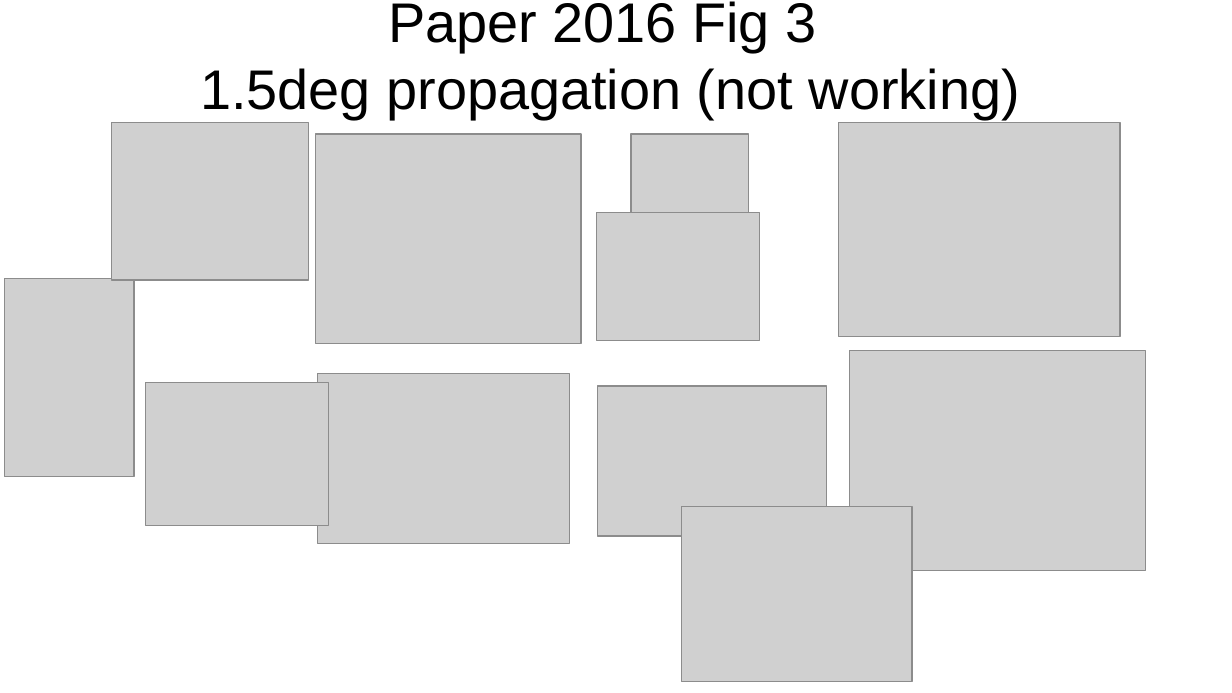
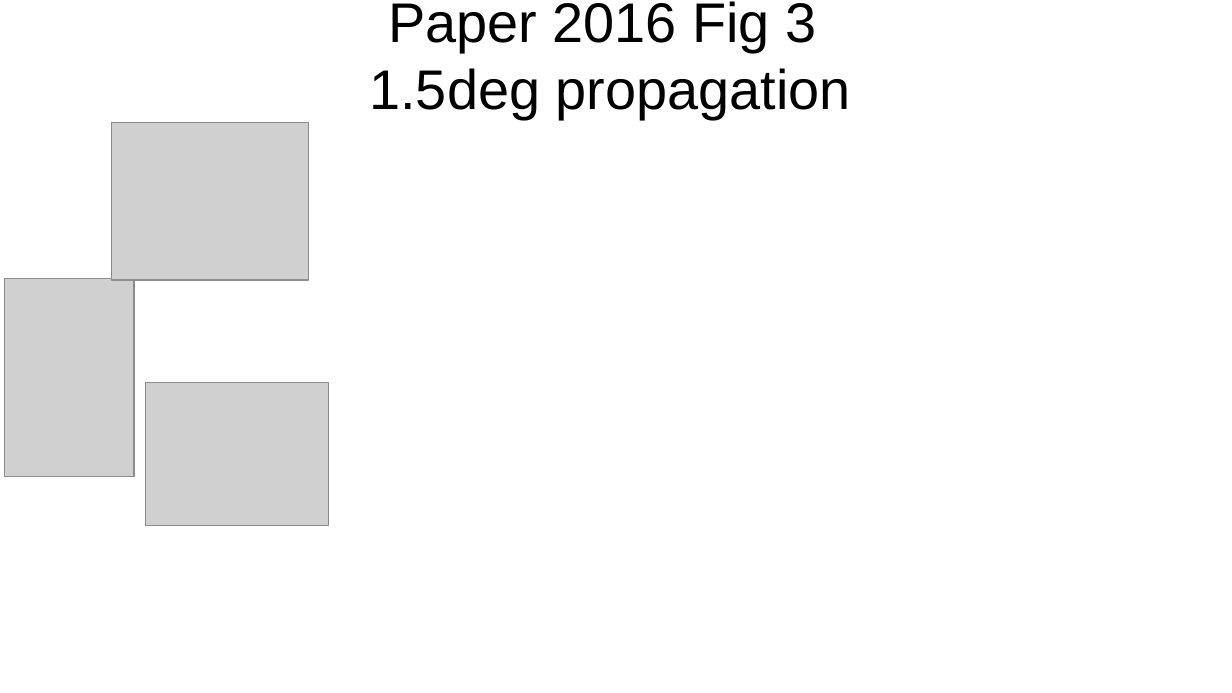
Before and after one commit to srio/paper-guigay-resources, a slide deck: slide 10 of scripts_new/extra/PaperGuigay2016v2.pptx (slide 9 before the commit). Drawn at 1232x693 pixels with LibreOffice and Linux fonts; fonts in the diff are those of the drawing; grey boxes stand for pictures. Boxes give left, top, right and bottom in pixels: in the first picture for what was removed or moved away, otherwise in the second. Text is boxed around its words. In the diff, an @@ line names an element or a change of style, - is before the commit and + after.

```diff
--- a/scripts_new/extra/PaperGuigay2016v2.pptx
+++ b/scripts_new/extra/PaperGuigay2016v2.pptx
@@ text at [369,1,851,119]: text changed @@
-Paper 2016 Fig 3
-1.5deg propagation (not working)
+Paper 2016 Fig 3
+1.5deg propagation
@@ picture removed at [315,134,581,343] @@
@@ picture removed at [632,134,749,224] @@
@@ picture removed at [838,123,1120,337] @@
@@ picture removed at [597,212,760,340] @@
@@ picture removed at [850,351,1146,571] @@
@@ picture removed at [318,375,570,544] @@
@@ picture removed at [597,386,827,536] @@
@@ picture removed at [682,506,912,682] @@
```
Also in this commit, not shown: 5 other slides changed, 1 other file.
